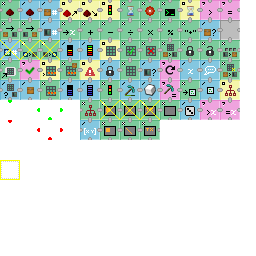
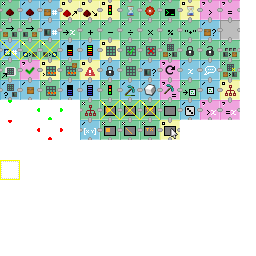
Layers edited between the first and the second 256 × 256 image:
painted on "icons.png" over [160, 120, 180, 140]
